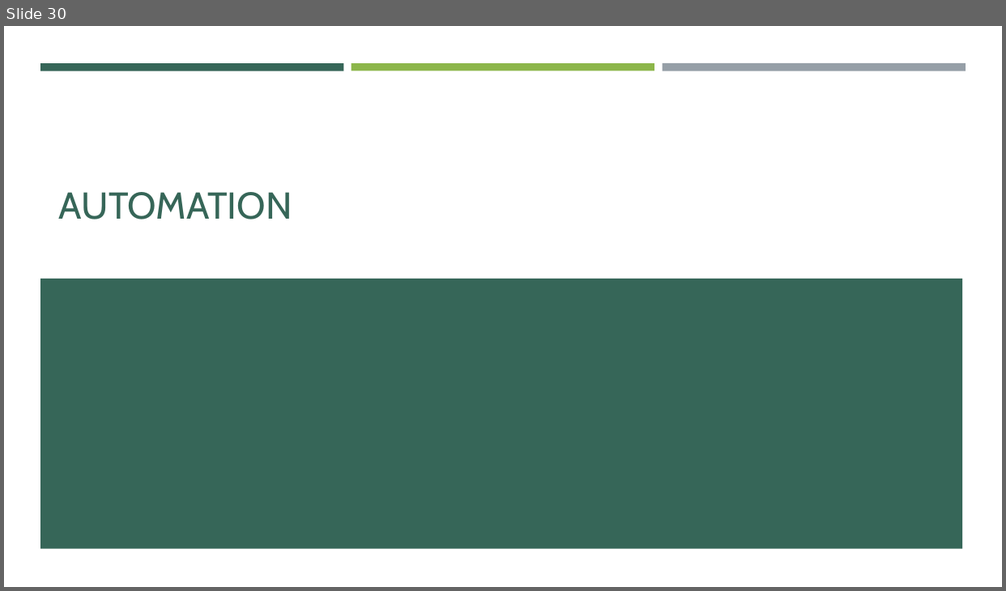
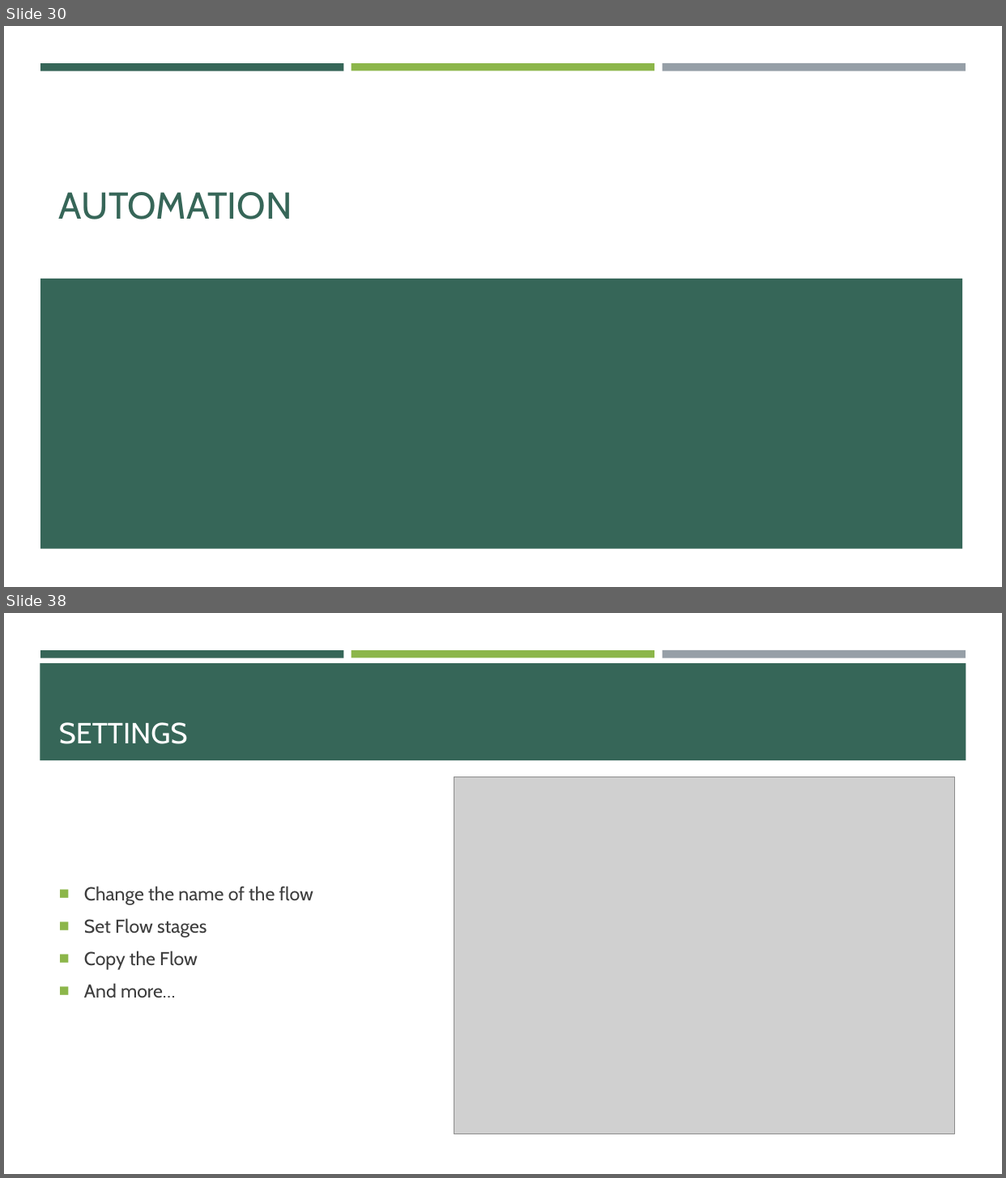
Before and after one commit to e-m-wilson/SNOW, a slide deck: Week_5/Self_Service_&_Automation.pptx. Shown one above the other, each under a label of ours: slide 30 before the commit, slides 30 and 38 after it; the slides between them are not shown. The pictures are 1006x591 and 1006x1178 pixels, drawn with LibreOffice and Linux fonts; fonts in the diff are those of the drawing; grey boxes stand for pictures. Boxes give left, top, right and bottom in pixels: in the first picture for what was removed or moved away, otherwise in the second. Text is boxed around its words. In the diff, an @@ line names an element or a change of style, - is before the commit and + after.

```diff
--- a/Week_5/Self_Service_&_Automation.pptx
+++ b/Week_5/Self_Service_&_Automation.pptx
@@ slide 38 added at [4, 613, 1002, 1174], background #FFFFFF; not listed: 3 template elements that a slide beside it also shows @@
@@ rectangle added at [40, 663, 966, 760], fill #366658 @@
@@ title added at [59, 722, 188, 744], 28 pt, text #FFFFFF @@
+SETTINGS
@@ picture added at [454, 777, 955, 1134] @@
@@ text added at [84, 886, 313, 998], 18 pt, text #3D3D3D @@
+■ Change the name of the flow
+■ Set Flow stages
+■ Copy the Flow
+■ And more…
```
Also in this commit, not shown: 1 slide changed, 11 other slides added, 1 slide removed.
